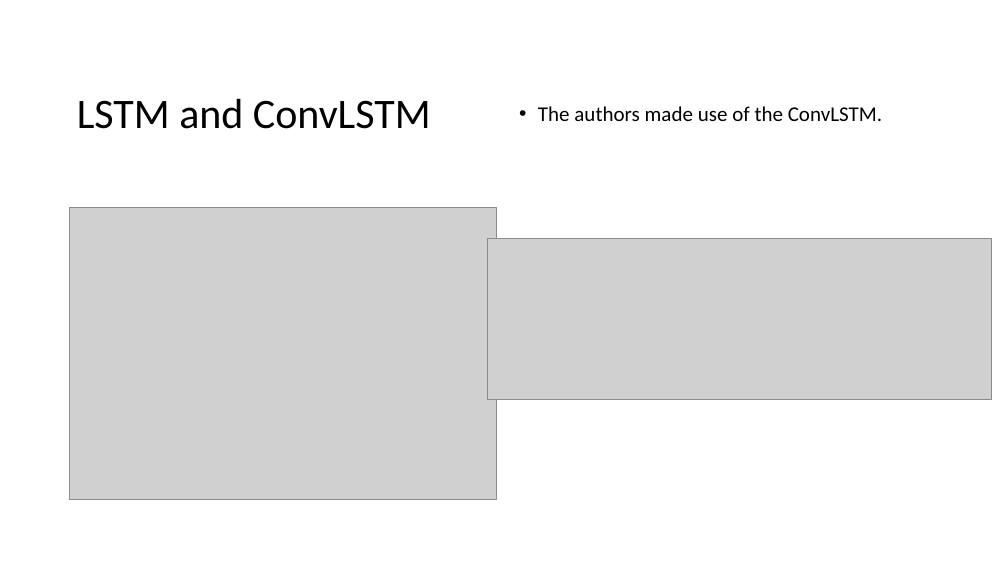
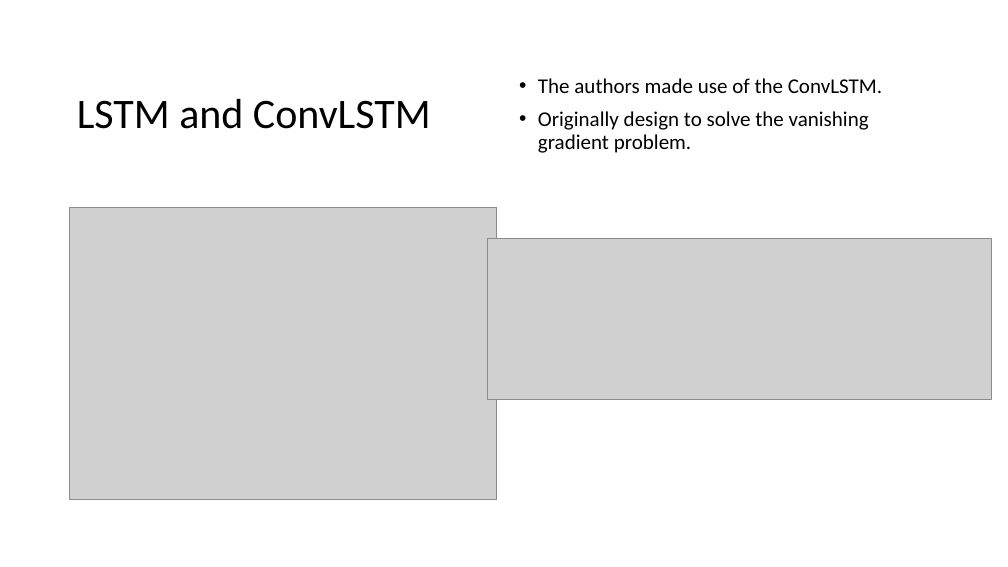
Before and after one commit to Tomlevron/Digital-image-processing, a slide deck: slide 14 of Slideshow/Scale-recurrent network for deblurring.pptx (slide 13 before the commit). Drawn at 1008x567 pixels with LibreOffice and Linux fonts; fonts in the diff are those of the drawing; grey boxes stand for pictures. Boxes give left, top, right and bottom in pixels: in the first picture for what was removed or moved away, otherwise in the second. Text is boxed around its words. In the diff, an @@ line names an element or a change of style, - is before the commit and + after.

```diff
--- a/Slideshow/Scale-recurrent network for deblurring.pptx
+++ b/Slideshow/Scale-recurrent network for deblurring.pptx
@@ text at (538,111,869,153): paragraph added @@
+• Originally design to solve the vanishing gradient problem.
```
Also in this commit, not shown: 1 other slide changed.
